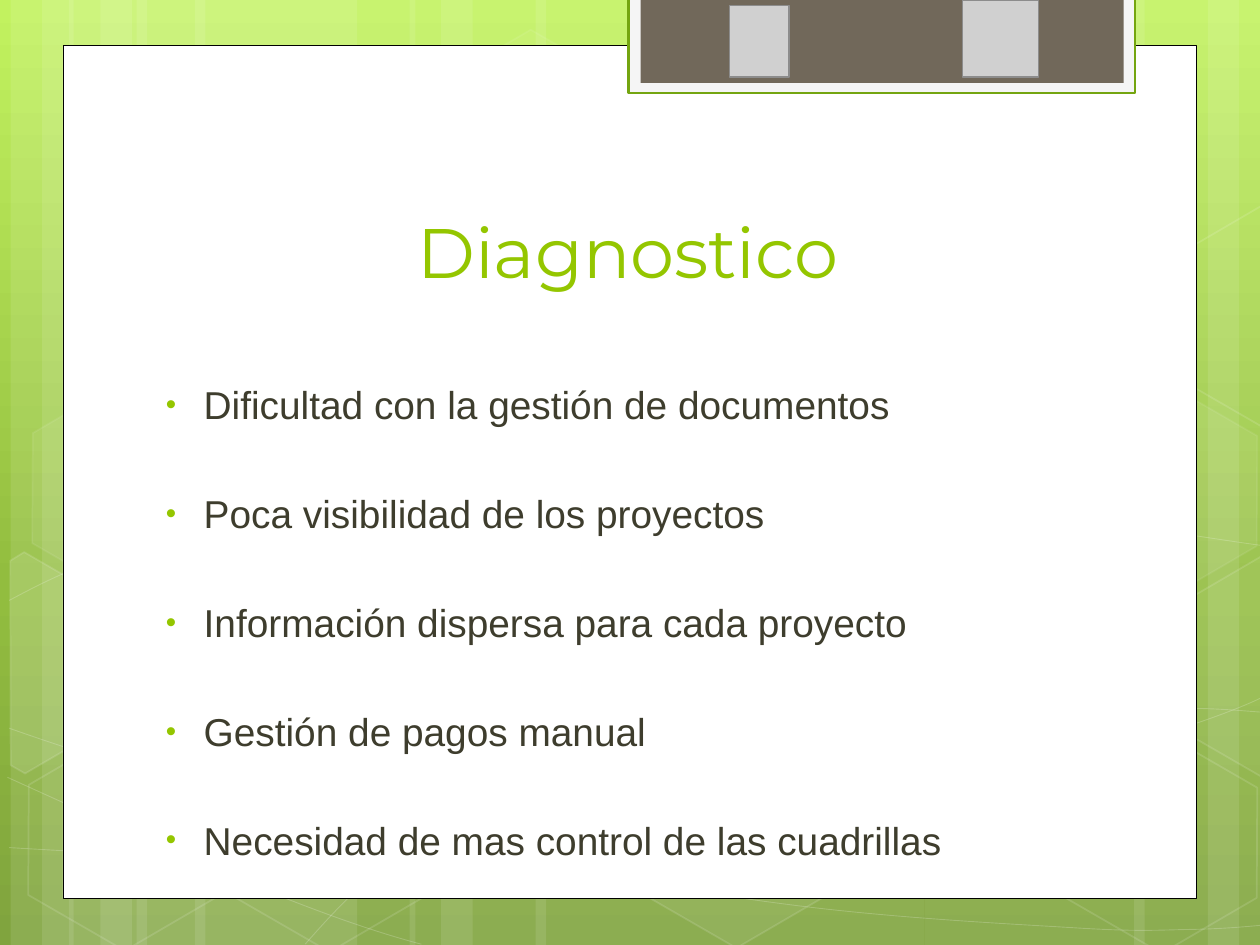
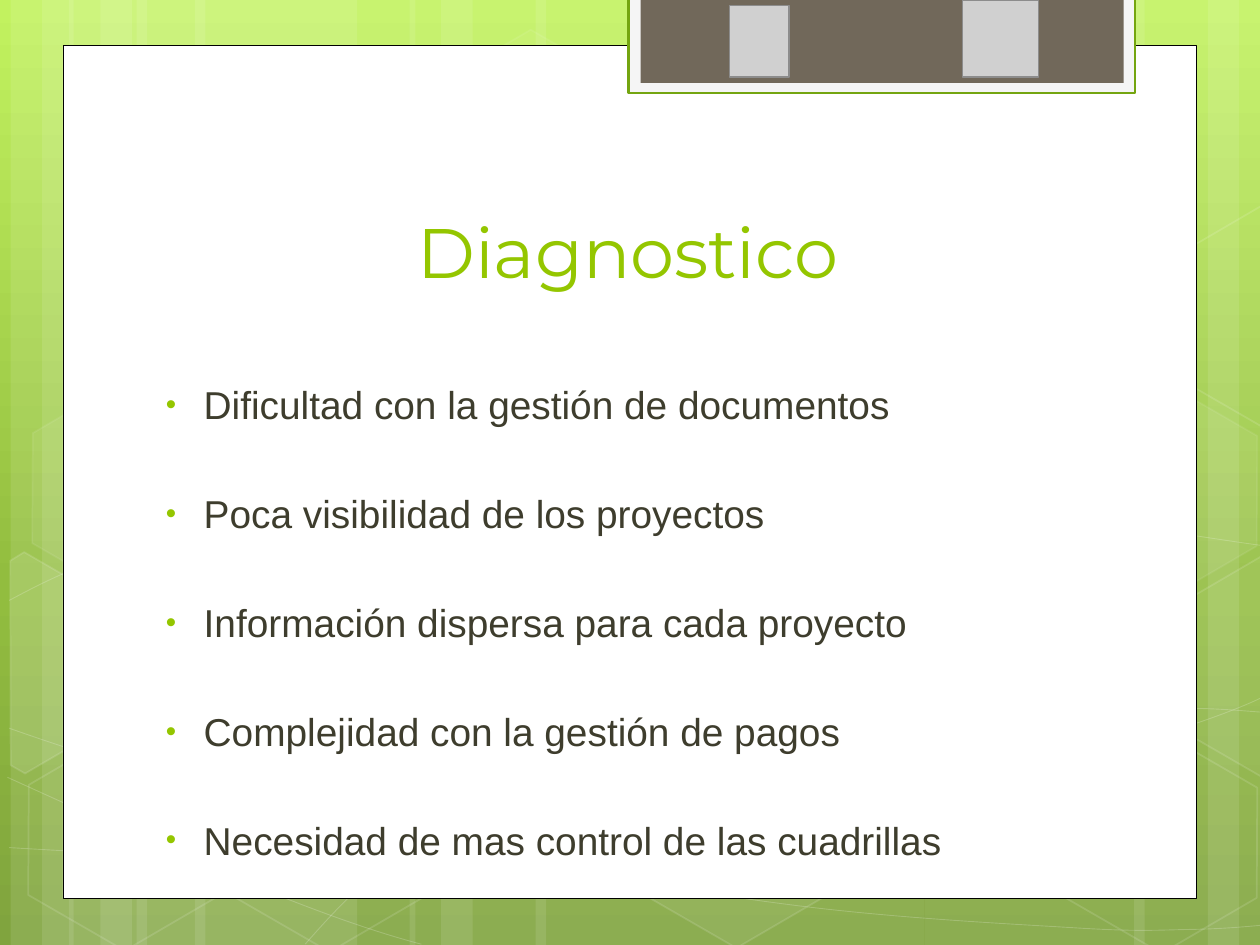
Before and after one commit to ptissera/habilitacion-profesional-2012-4k4, a slide deck: slide 10 of Documentacion/Informe Preliminar/Presentacion Informe Preliminar.pptx. Drawn at 1260x945 pixels with LibreOffice and Linux fonts; fonts in the diff are those of the drawing; grey boxes stand for pictures. Boxes give left, top, right and bottom in pixels: in the first picture for what was removed or moved away, otherwise in the second. Text is boxed around its words. In the diff, an @@ line names an element or a change of style, - is before the commit and + after.

Commit message:
actualice el diagnostico y la fuente de COMING SA

```diff
--- a/Documentacion/Informe Preliminar/Presentacion Informe Preliminar.pptx
+++ b/Documentacion/Informe Preliminar/Presentacion Informe Preliminar.pptx
@@ text at <box>204,717,840,753</box>: text changed @@
-• Gestión de pagos manual
+• Complejidad con la gestión de pagos
```
Also in this commit, not shown: 2 other slides changed.
